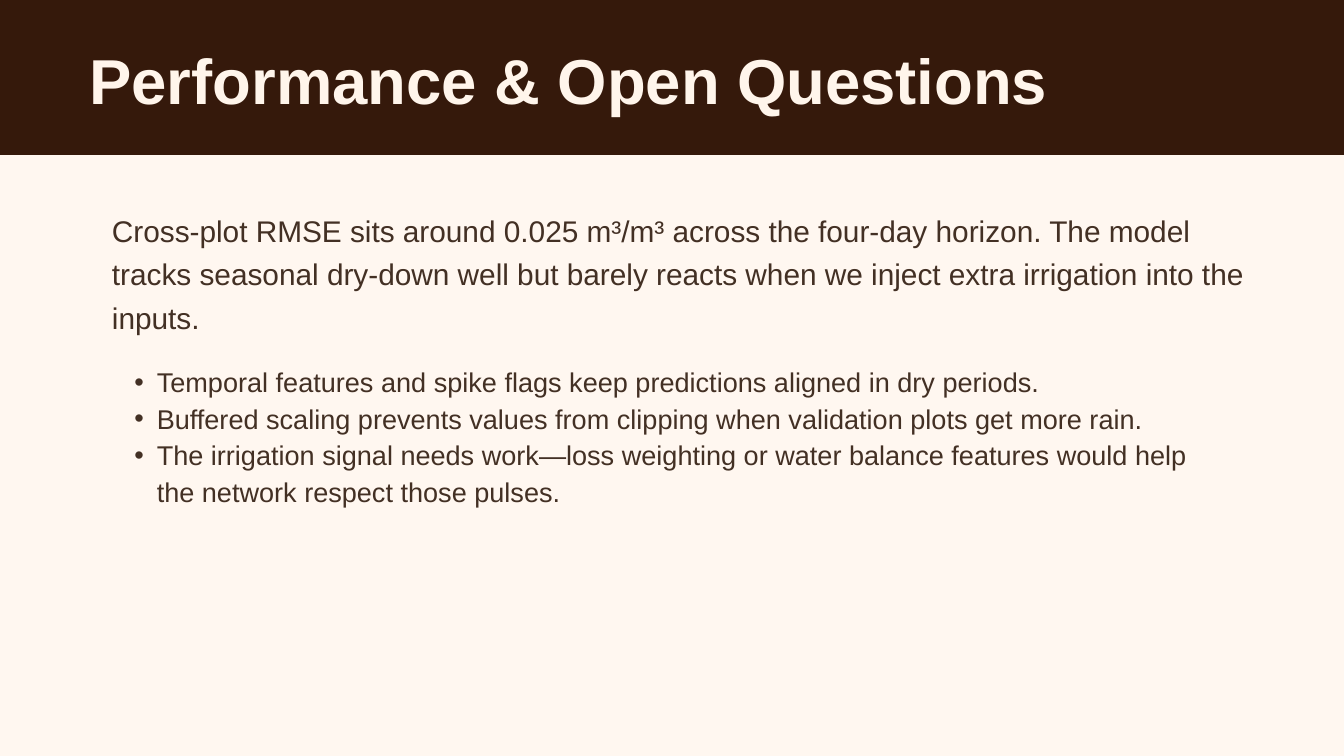
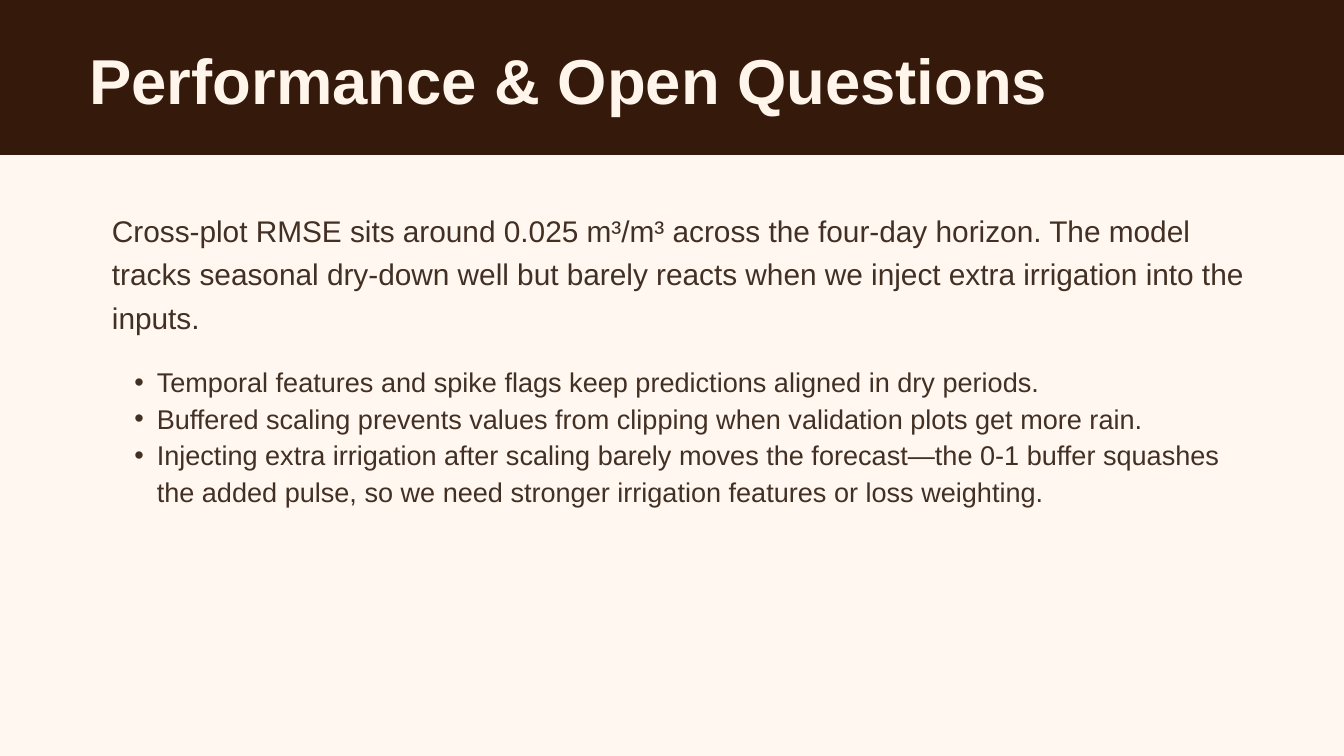
Before and after one commit to Bryan-Nsoh/slide-maker, a slide deck: slide 23 of workspace/presentations/eda-lstm-vwc-prediction.pptx. Drawn at 1344x756 pixels with LibreOffice and Linux fonts; fonts in the diff are those of the drawing. Boxes give left, top, right and bottom in pixels: in the first picture for what was removed or moved away, otherwise in the second. Text is boxed around its words. In the diff, an @@ line names an element or a change of style, - is before the commit and + after.

Commit message:
Regenerate PPTX and thumbnails after slide updates

```diff
--- a/workspace/presentations/eda-lstm-vwc-prediction.pptx
+++ b/workspace/presentations/eda-lstm-vwc-prediction.pptx
@@ text at [157, 445, 1219, 507]: text changed @@
-• The irrigation signal needs work—loss weighting or water balance features would help the network respect those pulses.
+• Injecting extra irrigation after scaling barely moves the forecast—the 0-1 buffer squashes the added pulse, so we need stronger irrigation features or loss weighting.
```
Also in this commit, not shown: 1 other file.
